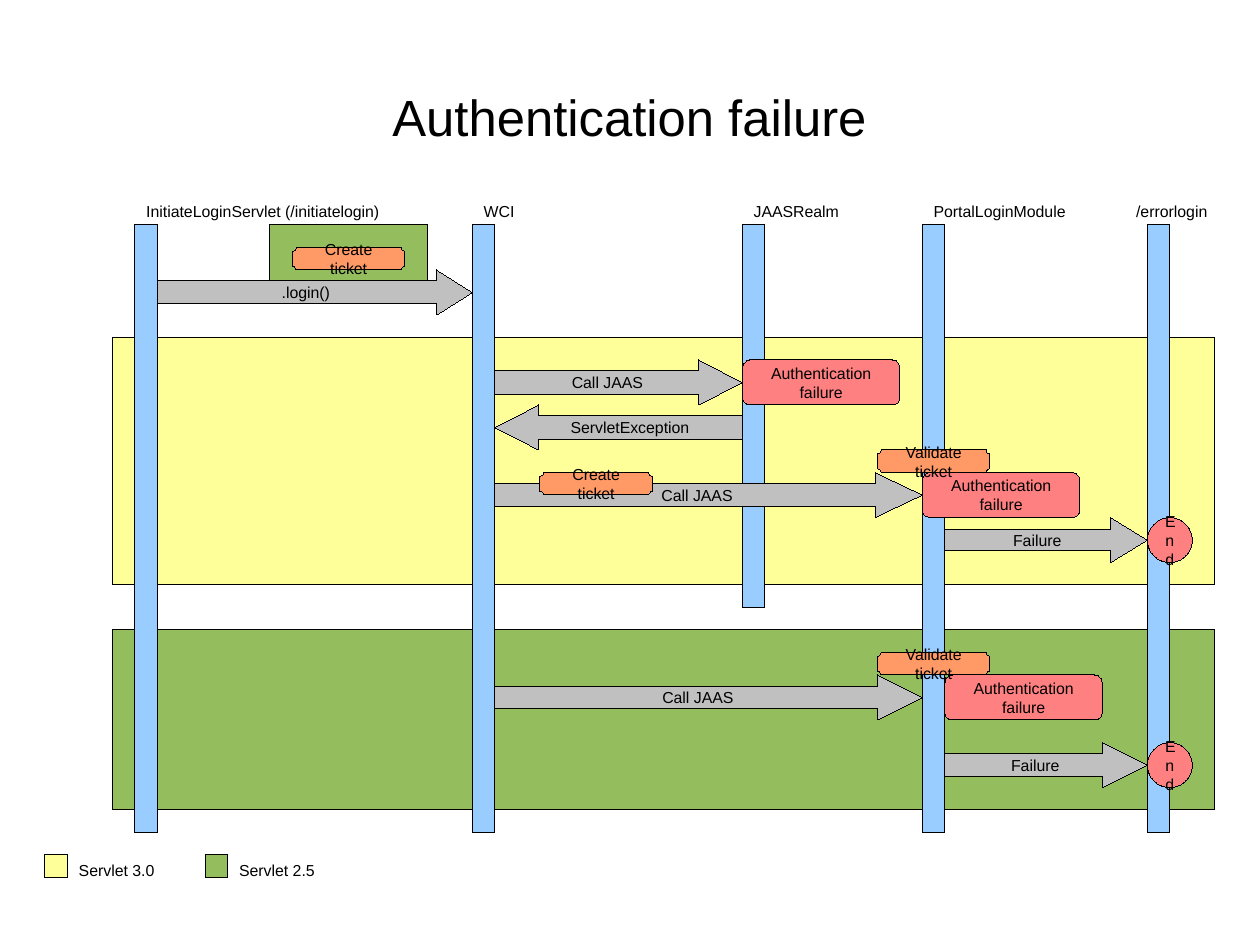
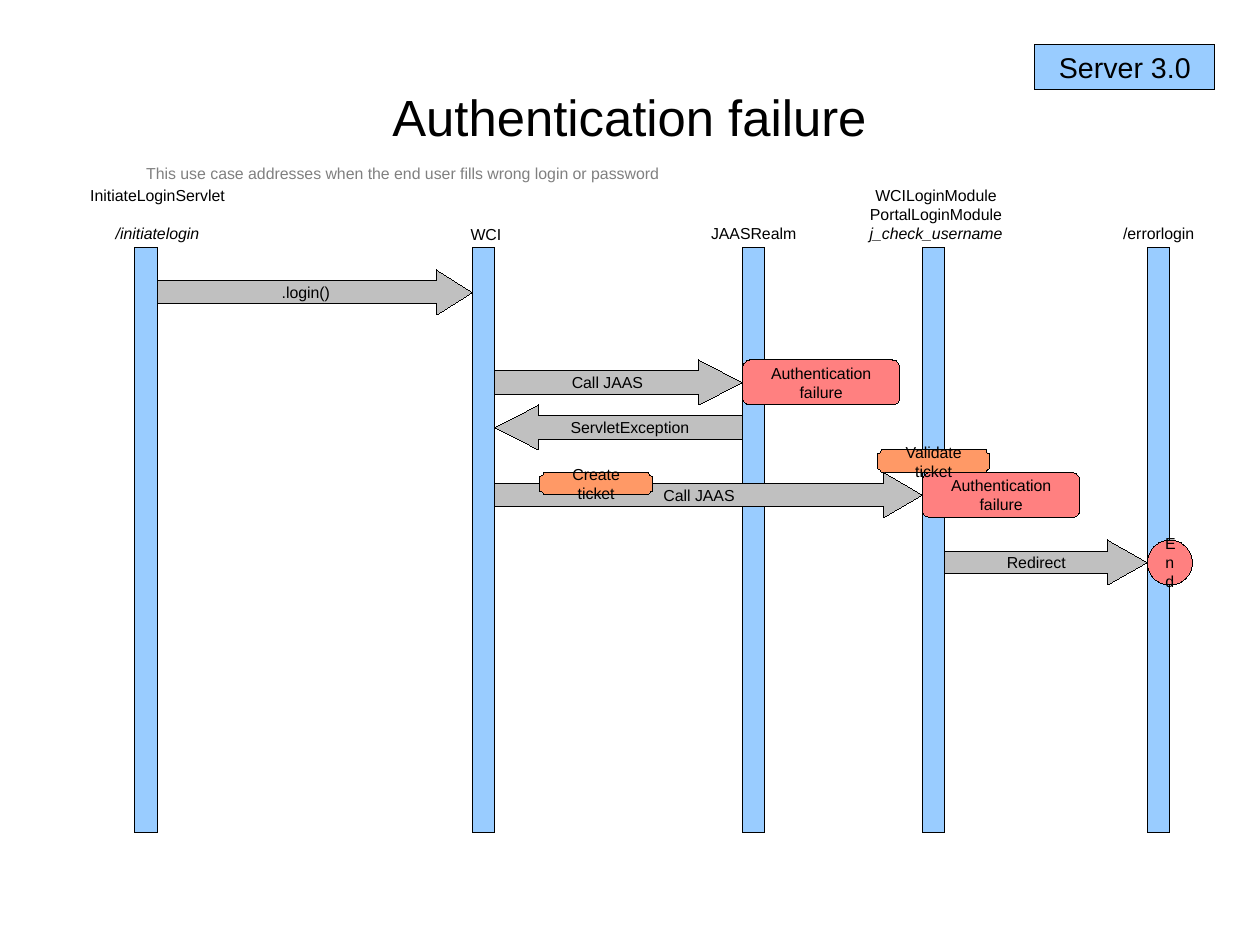
Before and after one commit to gatein/gatein-wci, a slide deck: slide 14 of wci/src/main/doc/wci-authentication.odp (slide 12 before the commit). Drawn at 1260x945 pixels with LibreOffice and Linux fonts; fonts in the diff are those of the drawing. Boxes give left, top, right and bottom in pixels: in the first picture for what was removed or moved away, otherwise in the second. Text is boxed around its words. In the diff, an @@ line names an element or a change of style, - is before the commit and + after.

```diff
--- a/wci/src/main/doc/wci-authentication.odp
+++ b/wci/src/main/doc/wci-authentication.odp
@@ rectangle added at bbox=[1036, 45, 1215, 89], fill #99CCFF, outline #000000 0 pt, 18 pt, text #000000 @@
+Server 3.0
@@ text added at bbox=[146, 167, 659, 182], 10 pt, text #808080 @@
+This use case addresses when the end user fills wrong login or password
@@ text at bbox=[90, 189, 225, 243]: text changed @@
-InitiateLoginServlet (/initiatelogin)
+InitiateLoginServlet
+/initiatelogin
@@ text "WCILoginModule": place and size @@
-text "WCILoginModule" at bbox=[934, 205, 1066, 221]
+text "WCILoginModule" at bbox=[870, 189, 1003, 242]
@@ text at bbox=[870, 208, 1002, 224]: alignment left to centre @@
@@ text at bbox=[875, 189, 996, 205]: paragraph added @@
+WCILoginModule
@@ rectangle removed at bbox=[270, 225, 428, 293] @@
@@ alignment left to centre in 3 elements at bbox=[1123, 227, 1194, 243], bbox=[711, 227, 796, 239], bbox=[471, 229, 502, 240] @@
@@ text "WCI": place and size @@
-text "WCI" at bbox=[484, 206, 515, 217]
+text "WCI" at bbox=[471, 229, 502, 240]
@@ text "JAASRealm": place and size @@
-text "JAASRealm" at bbox=[754, 205, 839, 217]
+text "JAASRealm" at bbox=[711, 227, 796, 239]
@@ text at bbox=[870, 227, 1003, 242]: paragraph added @@
+j_check_username
@@ text "/errorlogin": place and size @@
-text "/errorlogin" at bbox=[1136, 205, 1207, 221]
+text "/errorlogin" at bbox=[1123, 227, 1194, 243]
@@ rectangle: place and size @@
-rectangle at bbox=[135, 225, 158, 832]
+rectangle at bbox=[135, 248, 158, 834]
@@ freeform shape removed at bbox=[293, 248, 405, 271] @@
-Create ticket
@@ rectangle: place and size @@
-rectangle at bbox=[472, 225, 495, 832]
+rectangle at bbox=[472, 248, 495, 834]
@@ rectangle: place and size @@
-rectangle at bbox=[743, 225, 766, 608]
+rectangle at bbox=[743, 248, 766, 834]
@@ rectangle: place and size @@
-rectangle at bbox=[923, 225, 946, 832]
+rectangle at bbox=[923, 248, 946, 834]
@@ rectangle: place and size @@
-rectangle at bbox=[1148, 225, 1171, 832]
+rectangle at bbox=[1148, 248, 1171, 834]
@@ rectangle removed at bbox=[112, 337, 1215, 585] @@
@@ right arrow "Call JAAS" at bbox=[495, 472, 923, 517]: proportions changed @@
@@ right arrow removed at bbox=[946, 518, 1148, 563] @@
-Failure
@@ right arrow added at bbox=[946, 540, 1148, 584], fill #C0C0C0, outline #000000 0 pt, 10 pt, text #000000 @@
+Redirect
@@ ellipse "End": place and size @@
-ellipse "End" at bbox=[1148, 518, 1193, 563]
+ellipse "End" at bbox=[1148, 540, 1193, 584]
@@ rectangle removed at bbox=[112, 630, 1215, 810] @@
@@ freeform shape removed at bbox=[878, 653, 990, 676] @@
-Validate ticket
@@ right arrow removed at bbox=[495, 676, 923, 720] @@
-Call JAAS
@@ rounded rectangle removed at bbox=[946, 676, 1103, 720] @@
-Authentication failure
@@ right arrow removed at bbox=[946, 743, 1148, 788] @@
-Failure
@@ ellipse removed at bbox=[1148, 743, 1193, 788] @@
-End
@@ rectangle removed at bbox=[45, 855, 67, 878] @@
@@ text removed at bbox=[79, 864, 154, 876] @@
-Servlet 3.0
@@ rectangle removed at bbox=[206, 855, 229, 878] @@
@@ text removed at bbox=[239, 864, 315, 876] @@
-Servlet 2.5
```
Also in this commit, not shown: 4 other slides changed, 4 slides added, 1 slide removed, 1 other file.
